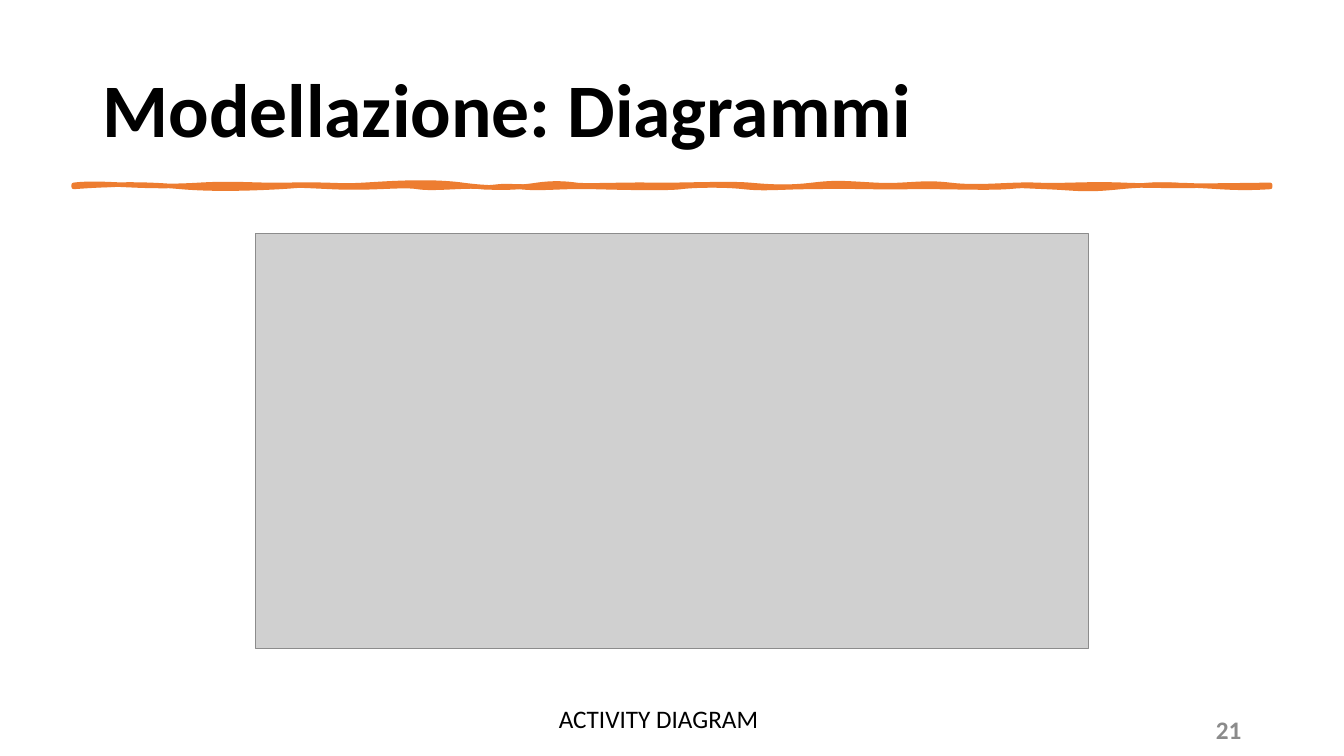
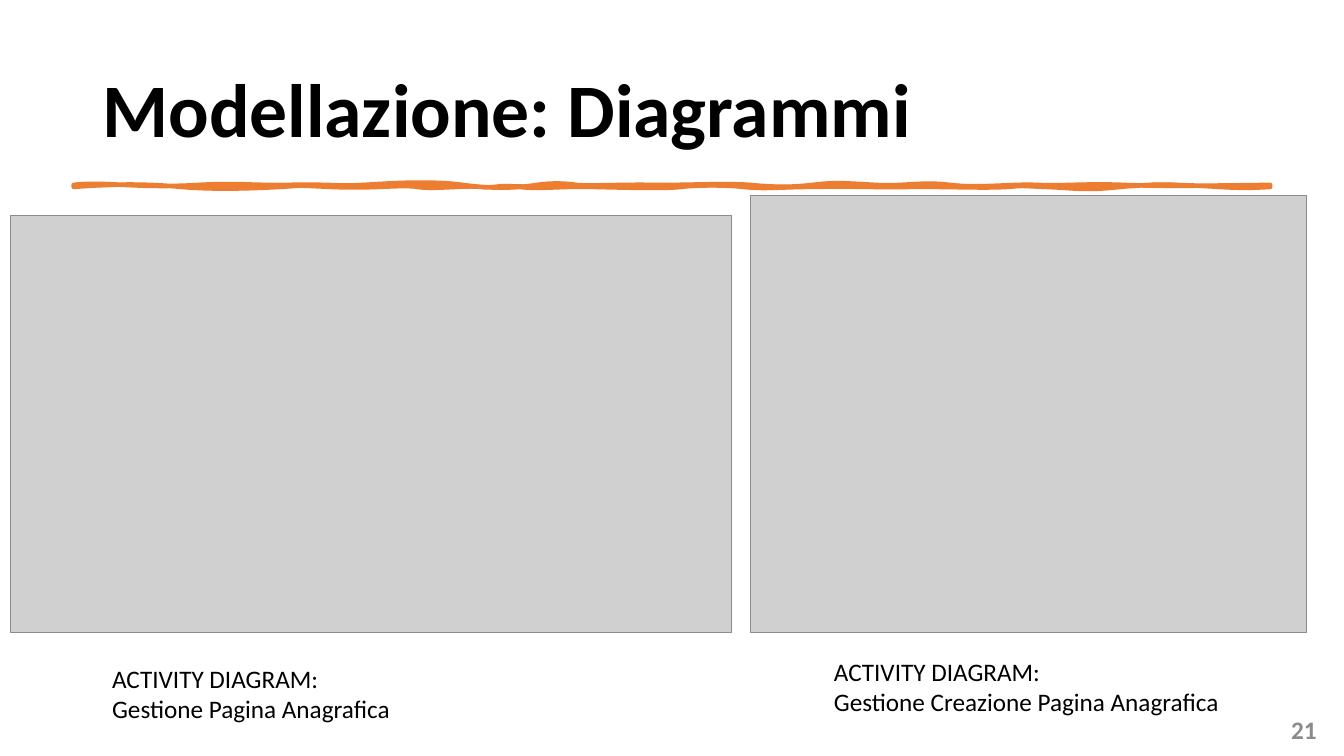
Before and after one commit to mangilimatteo/Progetto_Ingegneria_Software_Cattaneo_Mangili_Saini, a slide deck: slide 21 of Presentazione/Presentazione_Progetto.pptx. Drawn at 1344x756 pixels with LibreOffice and Linux fonts; fonts in the diff are those of the drawing; grey boxes stand for pictures. Boxes give left, top, right and bottom in pixels: in the first picture for what was removed or moved away, otherwise in the second. Text is boxed around its words. In the diff, an @@ line names an element or a change of style, - is before the commit and + after.

Commit message:
Ultime modifiche Documentazione
Testing e Diagrammi

```diff
--- a/Presentazione/Presentazione_Progetto.pptx
+++ b/Presentazione/Presentazione_Progetto.pptx
@@ picture added at (751,196,1308,632) @@
@@ picture added at (10,216,731,632) @@
@@ picture removed at (255,234,1089,648) @@
@@ text at (112,671,390,723): text changed @@
-ACTIVITY DIAGRAM
+ACTIVITY DIAGRAM: Gestione Pagina Anagrafica
@@ text added at (834,664,1219,716), 18 pt, text #000000 @@
+ACTIVITY DIAGRAM:
+Gestione Creazione Pagina Anagrafica
@@ text "21": place and size @@
-text "21" at (1216,722,1242,739)
+text "21" at (1291,722,1317,739)
```
Also in this commit, not shown: 4 other slides changed, 2 other files.
